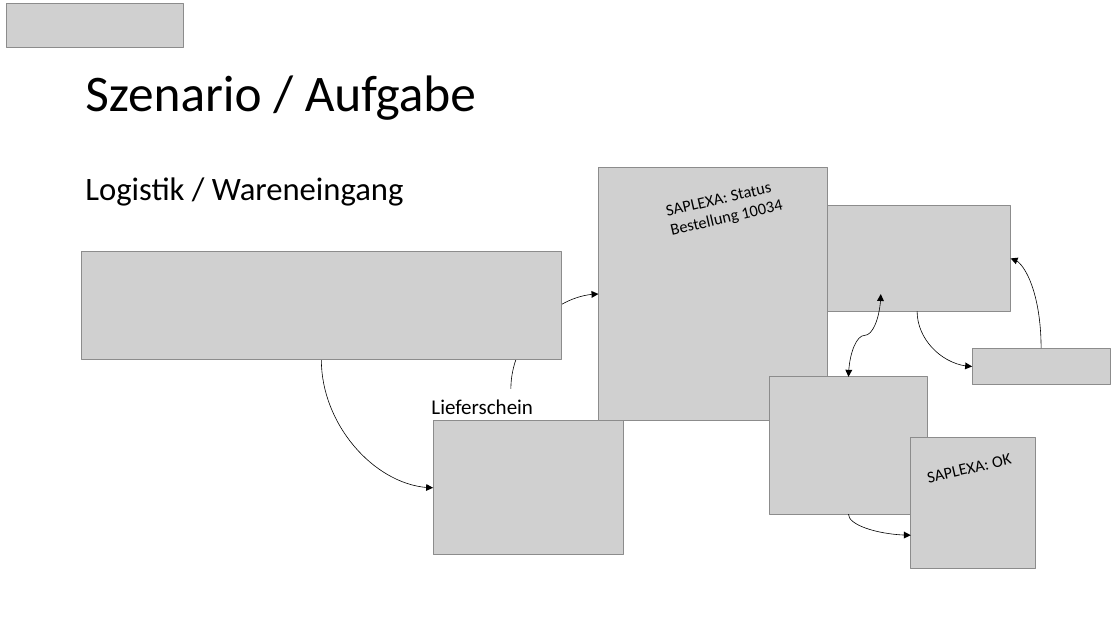
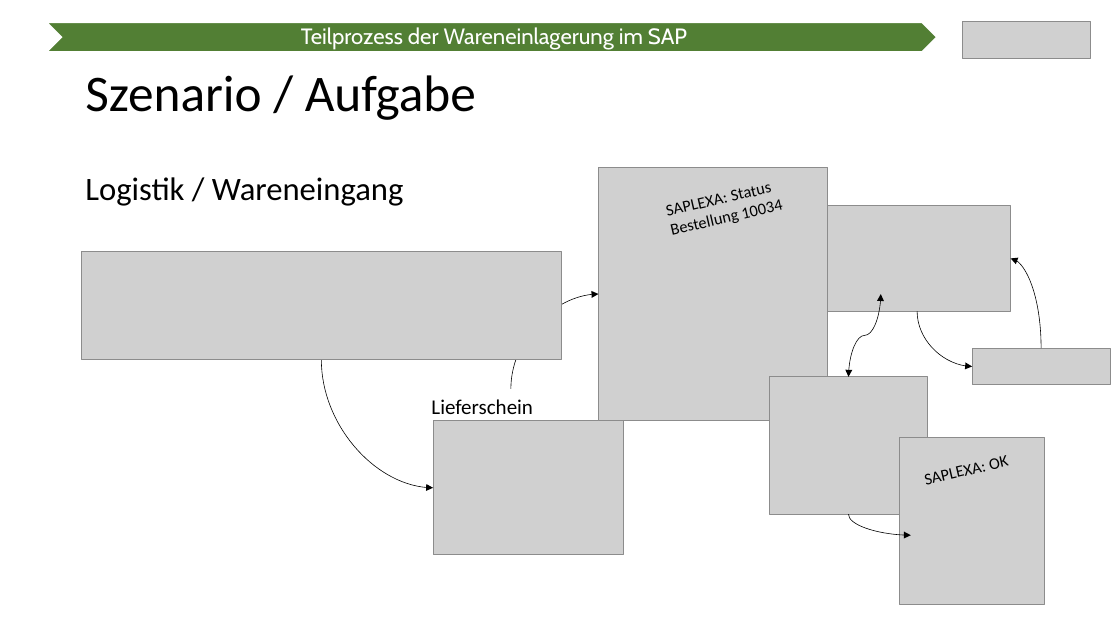
Before and after one commit to Ratoh/SAPLEXA, a slide deck: slide 3 of CavallaroAngelo/Präsentation Wahlmodulvorstellung/SAPlexa Präsentation.pptx (slide 4 before the commit). Drawn at 1120x630 pixels with LibreOffice and Linux fonts; fonts in the diff are those of the drawing; grey boxes stand for pictures. Boxes give left, top, right and bottom in pixels: in the first picture for what was removed or moved away, otherwise in the second. Text is boxed around its words. In the diff, an @@ line names an element or a change of style, - is before the commit and + after.

```diff
--- a/CavallaroAngelo/Präsentation Wahlmodulvorstellung/SAPlexa Präsentation.pptx
+++ b/CavallaroAngelo/Präsentation Wahlmodulvorstellung/SAPlexa Präsentation.pptx
@@ picture removed at (7, 3, 183, 48) @@
@@ chevron added at (46, 23, 937, 52), fill #538035, outline #FFFFFF 1.5 pt @@
@@ text added at (301, 27, 687, 50), 19 pt, text #FFFFFF @@
+Teilprozess der Wareneinlagerung im SAP
@@ picture added at (963, 21, 1091, 58) @@
@@ picture: place and size @@
-picture at (911, 438, 1036, 569)
+picture at (900, 438, 1045, 604)
```
Also in this commit, not shown: 5 other slides changed, 2 slides added, 2 slides removed, 1 other file.
